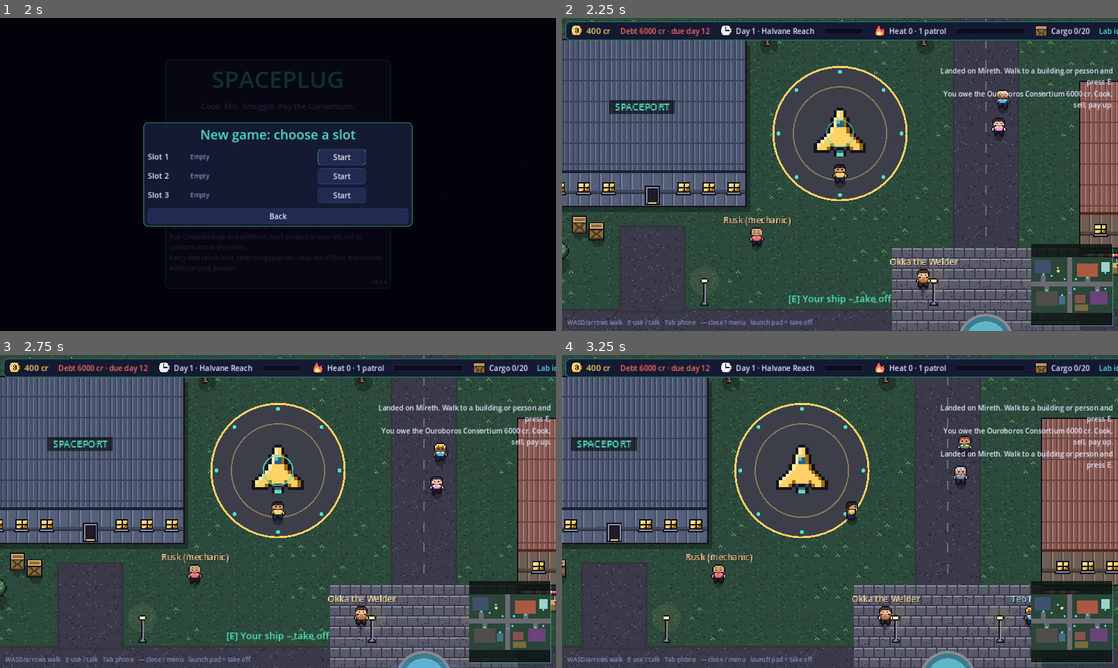
Above: before the commit, frames 1-4 (two rows, left to right).
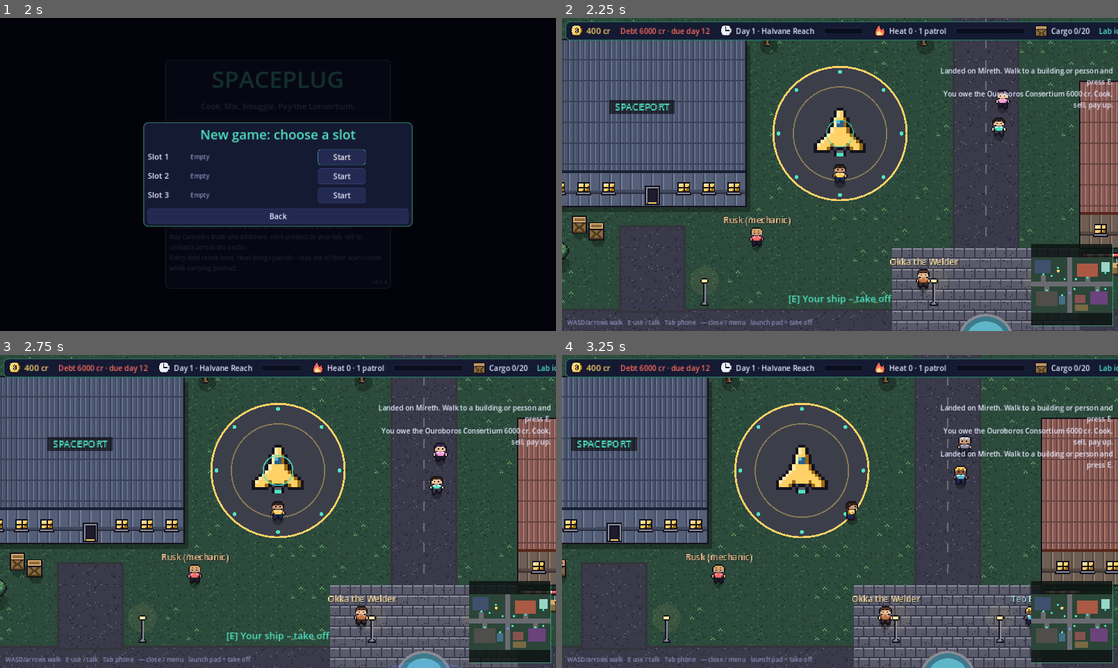
Above: after the commit, the same moments.

Repository: EyaLinus/Spaceplug2D
Game: Godot game, scene res://scenes/main.tscn
Same seed, same stepped clock (60 frames per second), same inputs: the game is played once before the commit and once after it.
Inputs (mouse positions are in pixels of both pictures, inside the frame that each line leads up to):
- Up to frame 1 (2 s): click "New game" at 0.5 s; click "New game" at 1.25 s
- Up to frame 2 (2.25 s): click "Start" at 2 s
- Up to frame 3 (2.75 s): no input
- Up to frame 4 (3.25 s): tap E (interact) at 2.75 s; move the mouse to (962, 495) at 2.77 s; hold D (move_right) from 2.78 s (still down); hold E (interact) from 2.78 s (still down); click (962, 495) at 2.92 s

Frame 1 is identical in both runs. In frame 2, 0.1% of the frame differs, in the area x 77-81%, y 23-38%; in frame 3, 0.1%; in frame 4, 0.1%.

Commit message:
feat(art): visible ship upgrades as layered pixel modules (E3)
Engine, cargo, stealth and hydro rig levels each add a 48 px module sprite
(Mk2-Mk4) layered around the hull via Art.draw_ship(): in flight, on the
landing pad and in a new shipyard preview. Engine levels add nacelle
exhaust flames with a hotter core.

Co-Authored-By: Claude Opus 5.5 <noreply@anthropic.com>
Claude-Session: https://claude.ai/code/session_018X6QsLrrEZVfL5nyC2VyJY

Diff:
--- a/scripts/core/art.gd
+++ b/scripts/core/art.gd
@@ -19,6 +19,18 @@
 	"npc_rust": Color("#c27447"), "npc_green": Color("#5f9a5e"), "npc_slate": Color("#8a8b9c"),
 	"npc_sky": Color("#5fb6c9"), "npc_pink": Color("#ff9ad5"),
 }
+
+## Ship upgrade modules (ships/mod_<key>_<level>.png, 48 px, level 1..3; level 0 = none) in draw order around the
+## 32 px hull: UNDER modules are drawn before it, OVER modules after. New upgrade keys (weapons, shields) go here.
+const SHIP_UNDER := ["engine", "cargo"]
+const SHIP_OVER := ["stealth", "lab"]
+## Exhaust nozzles per engine level: [position of the nozzle's bottom edge, flame width], relative to the ship centre.
+const SHIP_NOZZLES := [
+	[[Vector2(0, 12), 1.0]],
+	[[Vector2(0, 12), 1.0], [Vector2(-10, 16), 0.6], [Vector2(10, 16), 0.6]],
+	[[Vector2(0, 12), 1.0], [Vector2(-11, 18), 0.8], [Vector2(11, 18), 0.8]],
+	[[Vector2(0, 18), 0.9], [Vector2(-11, 20), 0.9], [Vector2(11, 20), 0.9]],
+]
 
 static var _cache := {}
 
@@ -102,6 +114,33 @@
 	return true
 
 
+static func ship_module(key: String, level: int) -> Texture2D:
+	return tex("ships/mod_%s_%d.png" % [key, level]) if level > 0 else null
+
+
+## Draws the player ship centred on `p` with its upgrade modules (`levels`: upgrade key -> level, like Game.upgrades).
+## Returns false (and draws nothing) without the hull sprite, so the caller can fall back to procedural drawing.
+static func draw_ship(ci: CanvasItem, levels: Dictionary, p := Vector2.ZERO) -> bool:
+	var hull := tex("ships/ship.png")
+	if hull == null:
+		return false
+	for k in SHIP_UNDER:
+		_draw_centred(ci, ship_module(k, int(levels.get(k, 0))), p)
+	_draw_centred(ci, hull, p)
+	for k in SHIP_OVER:
+		_draw_centred(ci, ship_module(k, int(levels.get(k, 0))), p)
+	return true
+
+
+static func ship_nozzles(engine_level: int) -> Array:
+	return SHIP_NOZZLES[clampi(engine_level, 0, SHIP_NOZZLES.size() - 1)]
+
+
+static func _draw_centred(ci: CanvasItem, t: Texture2D, p: Vector2) -> void:
+	if t != null:
+		ci.draw_texture(t, p - t.get_size() / 2.0)
+
+
 ## Icon for an item key: raw, additive or product ("weed:overclock@premium" -> icons/weed.png), or upgrade/hud name.
 static func icon_for(key: String) -> Texture2D:
 	return tex("icons/%s.png" % key.split("@")[0].split(":")[0])
--- a/scripts/planet/surface.gd
+++ b/scripts/planet/surface.gd
@@ -74,6 +74,9 @@
 	texture_filter = CanvasItem.TEXTURE_FILTER_NEAREST  # pixel art; children inherit it
 	texture_repeat = CanvasItem.TEXTURE_REPEAT_ENABLED  # tinted roof/wall pieces are tiled
 	_rng.seed = hash(loc_id)
+	EventBus.game_event.connect(func(kind: String, _p: Dictionary):
+		if kind == "upgraded":
+			queue_redraw())  # the parked ship shows its new module
 	_build_collision()
 	nav = Nav.build(cfg)
 	_build_interactables()
@@ -409,11 +412,11 @@
 	for i in 8:
 		var d := Vector2.RIGHT.rotated(i * TAU / 8.0)
 		draw_circle(c + d * (r - 8), 3.0, Color("#4fe3c1"))
-	# the parked ship, same sprite as in flight but bigger
-	var ship_tex := Art.tex("ships/ship.png")
-	if ship_tex != null:
-		var sz := ship_tex.get_size() * 2.5
-		draw_texture_rect(ship_tex, Rect2(c - sz / 2.0, sz), false)
+	# the parked ship, same sprite and upgrade modules as in flight but bigger
+	draw_set_transform(c, 0.0, Vector2(2.5, 2.5))
+	var drawn := Art.draw_ship(self, GameState.game.upgrades if GameState.game != null else {})
+	draw_set_transform(Vector2.ZERO, 0.0, Vector2.ONE)
+	if drawn:
 		return
 	var s := 2.6
 	var hull := PackedVector2Array([Vector2(0, -20) * s + c, Vector2(13, 14) * s + c, Vector2(0, 8) * s + c, Vector2(-13, 14) * s + c])
--- /dev/null
+++ b/scripts/ui/ship_preview.gd
@@ -0,0 +1,19 @@
+extends Control
+## Shipyard preview: the player ship with every bought upgrade module, drawn large (integer scale keeps the pixels).
+
+const Art = preload("res://scripts/core/art.gd")
+
+var levels: Dictionary = {}
+var zoom := 3
+
+
+func _init(upgrade_levels: Dictionary = {}) -> void:
+	levels = upgrade_levels.duplicate()
+	texture_filter = CanvasItem.TEXTURE_FILTER_NEAREST
+	custom_minimum_size = Vector2(48, 48) * zoom
+	size_flags_vertical = Control.SIZE_SHRINK_CENTER
+
+
+func _draw() -> void:
+	draw_set_transform(size / 2.0, 0.0, Vector2(zoom, zoom))
+	Art.draw_ship(self, levels)
--- a/scripts/ui/station_ui.gd
+++ b/scripts/ui/station_ui.gd
@@ -10,6 +10,7 @@
 const Production = preload("res://scripts/core/production.gd")
 const People = preload("res://scripts/core/people.gd")
 const RunnerScript = preload("res://scripts/ui/minigames/minigame_runner.gd")
+const ShipPreview = preload("res://scripts/ui/ship_preview.gd")
 
 var tabs: TabContainer
 var _title: Label
@@ -426,7 +427,11 @@
 			var b := UI.button("Buy", func(): GameState.act(g.buy_upgrade(k)), 70)
 			b.disabled = cost > g.credits
 			gr.add_child(b)
-	return gr
+	var h := HBoxContainer.new()
+	h.add_theme_constant_override("separation", 24)
+	h.add_child(ShipPreview.new(g.upgrades))
+	h.add_child(gr)
+	return h
 
 
 static func _upgrade_value(key: String, v) -> String:
--- a/scripts/world/ship.gd
+++ b/scripts/world/ship.gd
@@ -1,6 +1,6 @@
 extends Node2D
-## Player ship: inertial top-down flight (rotate + thrust + brake). Hull sprite from the art registry
-## (procedural fallback), engine flame procedural.
+## Player ship: inertial top-down flight (rotate + thrust + brake). Hull sprite plus one visible module per bought
+## upgrade from the art registry (procedural fallback), engine flames procedural (one per nozzle of the engine level).
 
 const Art = preload("res://scripts/core/art.gd")
 
@@ -8,6 +8,7 @@
 var thrusting := false
 var frozen := false  ## true while docked or paused
 var engine_mult := 1.0
+var modules: Dictionary = {}  ## upgrade key -> level (Game.upgrades); picks the module sprites and nozzles
 var cfg: Dictionary = {}
 
 var _flame := 0.0
@@ -56,12 +57,16 @@
 
 func _draw() -> void:
 	if _flame > 0.05:
-		var f := 18.0 + 14.0 * _flame + randf() * 6.0
-		draw_colored_polygon(PackedVector2Array([Vector2(-6, 12), Vector2(6, 12), Vector2(0, 12 + f)]), Color(1.0, 0.6, 0.2, 0.85))
-		draw_colored_polygon(PackedVector2Array([Vector2(-3, 12), Vector2(3, 12), Vector2(0, 12 + f * 0.6)]), Color(1.0, 0.95, 0.6, 0.9))
-	var t := Art.tex("ships/ship.png")
-	if t != null:
-		draw_texture(t, -t.get_size() / 2.0)
+		var lvl := int(modules.get("engine", 0))
+		# upgraded engines burn hotter: ion-teal core instead of yellow
+		var core := Color(1.0, 0.95, 0.6, 0.9).lerp(Color(0.6, 1.0, 0.95, 0.95), lvl / 3.0)
+		for n in Art.ship_nozzles(lvl):
+			var o: Vector2 = n[0]
+			var w: float = 6.0 * float(n[1])
+			var f := (18.0 + 14.0 * _flame + randf() * 6.0) * float(n[1])
+			draw_colored_polygon(PackedVector2Array([o + Vector2(-w, 0), o + Vector2(w, 0), o + Vector2(0, f)]), Color(1.0, 0.6, 0.2, 0.85))
+			draw_colored_polygon(PackedVector2Array([o + Vector2(-w / 2, 0), o + Vector2(w / 2, 0), o + Vector2(0, f * 0.6)]), core)
+	if Art.draw_ship(self, modules):
 		return
 	var hull := PackedVector2Array([Vector2(0, -20), Vector2(13, 14), Vector2(0, 8), Vector2(-13, 14)])
 	draw_colored_polygon(hull, Color("#ffd166"))
--- a/scripts/world/world.gd
+++ b/scripts/world/world.gd
@@ -96,6 +96,7 @@
 		return
 	ship.frozen = not active or GameState.paused or input_blocked
 	ship.engine_mult = g.engine_mult()
+	ship.modules = g.upgrades
 	if GameState.paused:
 		return
 	_clamp_to_sector()
--- a/tests/run_tests.gd
+++ b/tests/run_tests.gd
@@ -102,6 +102,13 @@
 		check(Art.tex("buildings/%s.png" % part) != null, "building part %s" % part)
 	check(Art.tex("ships/ship.png") != null, "ship sprite")
 	check(Art.tex("ships/patrol.png") != null, "patrol sprite")
+	for k in Art.SHIP_UNDER + Art.SHIP_OVER:
+		check(data.upgrades.has(k), "ship module %s is an upgrade" % k)
+		check(Art.ship_module(k, 0) == null, "%s level 0 has no module" % k)
+		for lvl in range(1, data.upgrades[k].levels.size()):
+			var m: Texture2D = Art.ship_module(k, lvl)
+			check(m != null and m.get_size() == Vector2(48, 48), "ship module %s Mk %d is 48 px" % [k, lvl + 1])
+	check(Art.SHIP_NOZZLES.size() == data.upgrades.engine.levels.size(), "one nozzle layout per engine level")
 	for k in data.raws.keys() + data.additives.keys() + data.bases.keys():
 		check(Art.icon_for(k) != null, "item %s has an icon" % k)
 	for k in data.upgrades:
--- a/tools/shot.gd
+++ b/tools/shot.gd
@@ -39,6 +39,16 @@
 	for i in 40:
 		await physics_frame
 	await _save(out, "surface_plaza")
+	g.credits += 3000
+	g.buy_upgrade("engine")
+	g.buy_upgrade("cargo")
+	g.buy_upgrade("cargo")
+	sf.place_player_at("rusk")
+	for i in 5:
+		await physics_frame
+	sf.interact()
+	await _save(out, "shipyard")
+	m.station.close()
 	sf.place_player_at("market")
 	for i in 5:
 		await physics_frame
@@ -125,6 +135,16 @@
 		m.world.ship.steer(1.0 / 60.0, true, false)
 		await physics_frame
 	await _save(out, "flight")
+	# fully upgraded ship: every module visible, in flight and in the shipyard preview
+	var before: Dictionary = g.upgrades.duplicate()
+	for up_key in g.upgrades:
+		g.upgrades[up_key] = g.data.upgrades[up_key].levels.size() - 1
+	Input.action_press("ship_thrust")
+	for i in 30:
+		await physics_frame
+	await _save(out, "flight_upgraded")
+	Input.action_release("ship_thrust")
+	g.upgrades = before
 	for loc in m.world.locations:
 		m.world.ship.position = m.world.locations[loc].position + Vector2(0, m.world.locations[loc].radius + 120)
 		m.world.ship.stop()
Binary file added: assets/gfx/ships/mod_cargo_1.png
Binary file added: assets/gfx/ships/mod_cargo_2.png
Binary file added: assets/gfx/ships/mod_cargo_3.png
Binary file added: assets/gfx/ships/mod_engine_1.png
Binary file added: assets/gfx/ships/mod_engine_2.png
Binary file added: assets/gfx/ships/mod_engine_3.png
Binary file added: assets/gfx/ships/mod_lab_1.png
Binary file added: assets/gfx/ships/mod_lab_2.png
Binary file added: assets/gfx/ships/mod_lab_3.png
Binary file added: assets/gfx/ships/mod_stealth_1.png
Binary file added: assets/gfx/ships/mod_stealth_2.png
Binary file added: assets/gfx/ships/mod_stealth_3.png
(and 10 more such lines)
